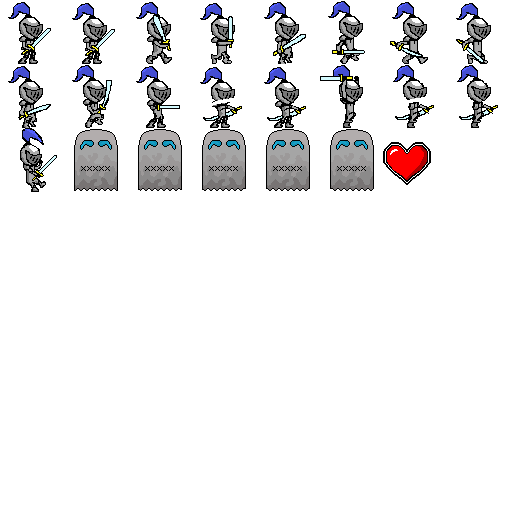
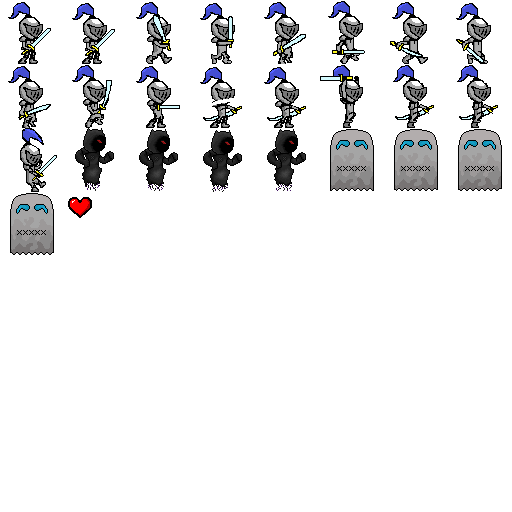
Layered file, before and after one edit (w=512, h=512). Changes by layer:
removed layer "heart" over [383, 142, 431, 185]
removed layer "fullsheetknight_1" over [31, 43, 502, 192]
added layer "fullsheetall_3" above "fullsheetall_1" over [10, 43, 502, 255]
